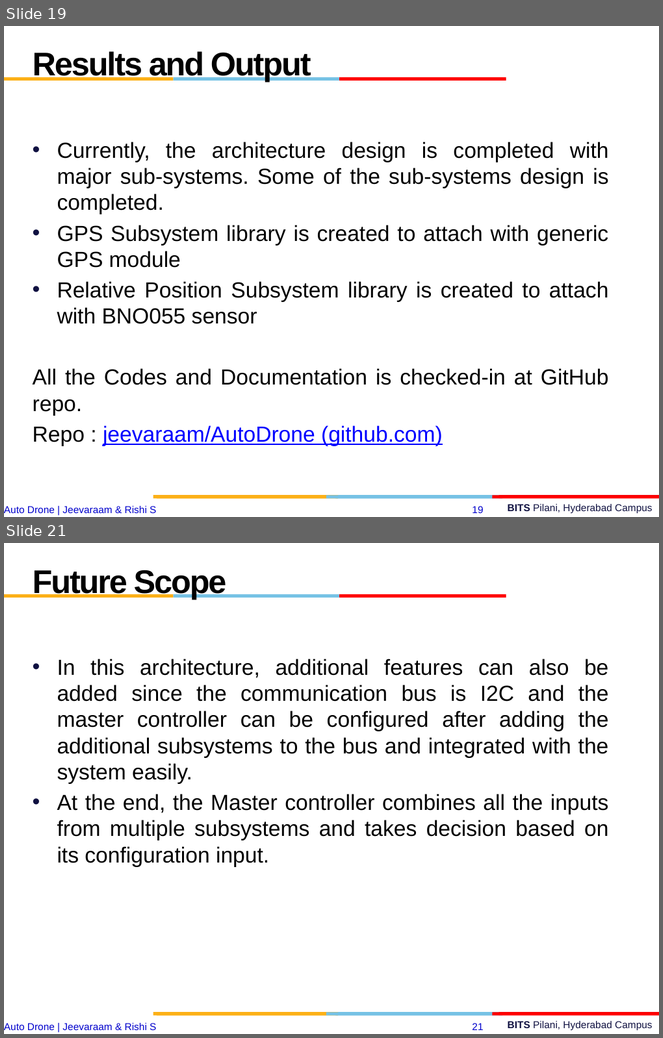
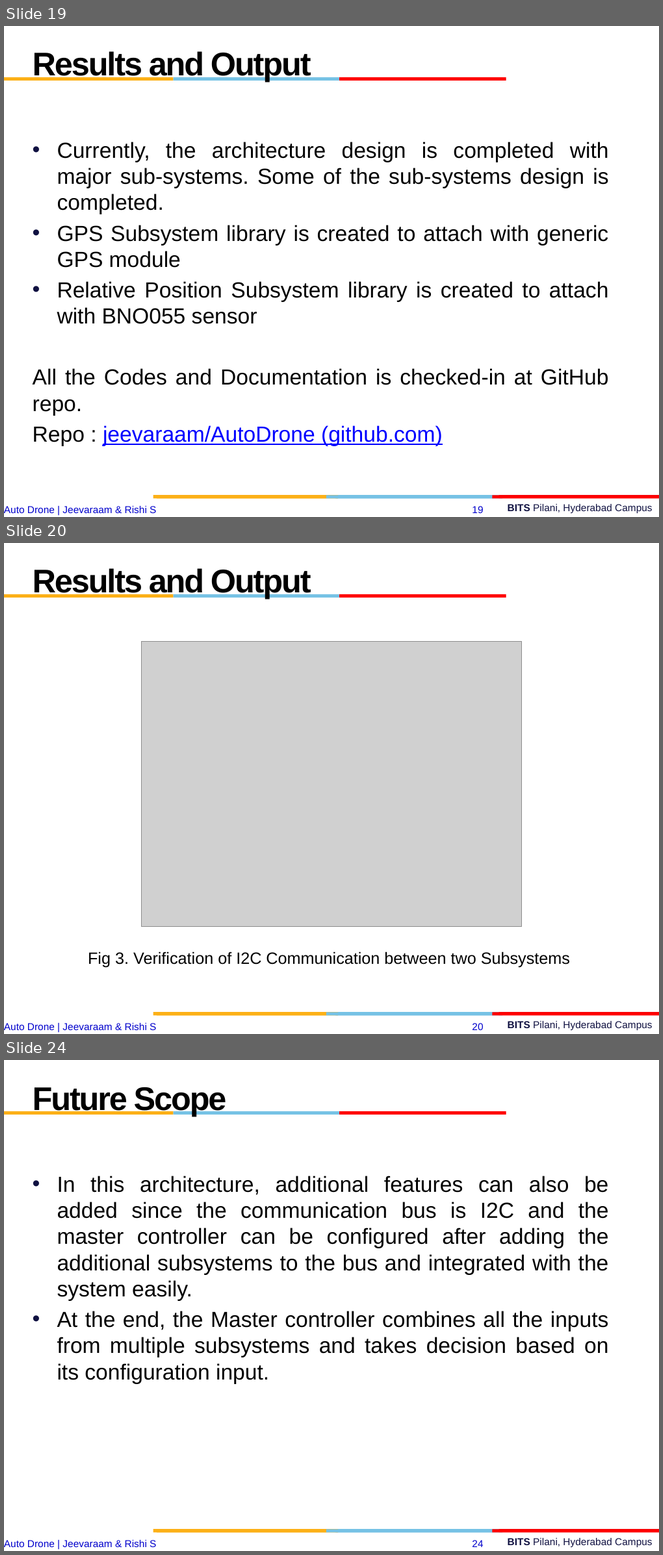
Before and after one commit to jeevaraam/AutoDrone, a slide deck: esd final.pptx. Shown one above the other, each under a label of ours: slides 19 and 21 before the commit, slides 19, 20 and 24 after it; the slides between them are not shown. The pictures are 663x1038 and 663x1555 pixels, drawn with LibreOffice and Linux fonts; fonts in the diff are those of the drawing; grey boxes stand for pictures; background and template pictures are left out. Boxes give left, top, right and bottom in pixels: in the first picture for what was removed or moved away, otherwise in the second. Text is boxed around its words. In the diff, an @@ line names an element or a change of style, - is before the commit and + after.

```diff
--- a/esd final.pptx
+++ b/esd final.pptx
@@ slide 20 added at bbox=[4, 543, 659, 1034], background #FFFFFF; not listed: 12 template elements that a slide beside it also shows @@
@@ text added at bbox=[33, 568, 311, 599], 36 pt, text #000000, bold @@
+Results and Output
@@ picture added at bbox=[141, 641, 522, 927] @@
@@ text added at bbox=[88, 952, 570, 968], 18 pt, text #000000 @@
+Fig 3. Verification of I2C Communication between two Subsystems
@@ what was slide 21 is now slide 24 @@
@@ page number at bbox=[472, 1540, 483, 1548]: text changed @@
-21
+24
```
Also in this commit, not shown: 5 slides changed, 6 other slides added, 1 other file.
